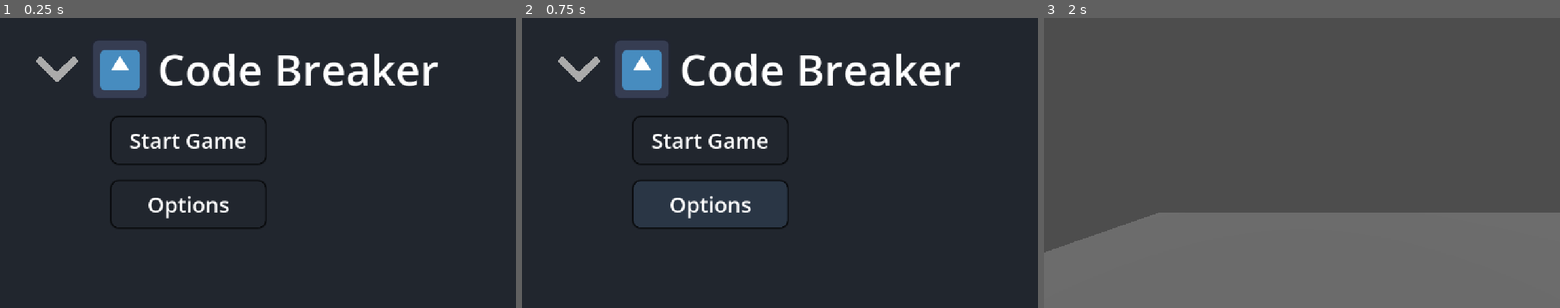
Above: before the commit, frames 1-3 (left to right).
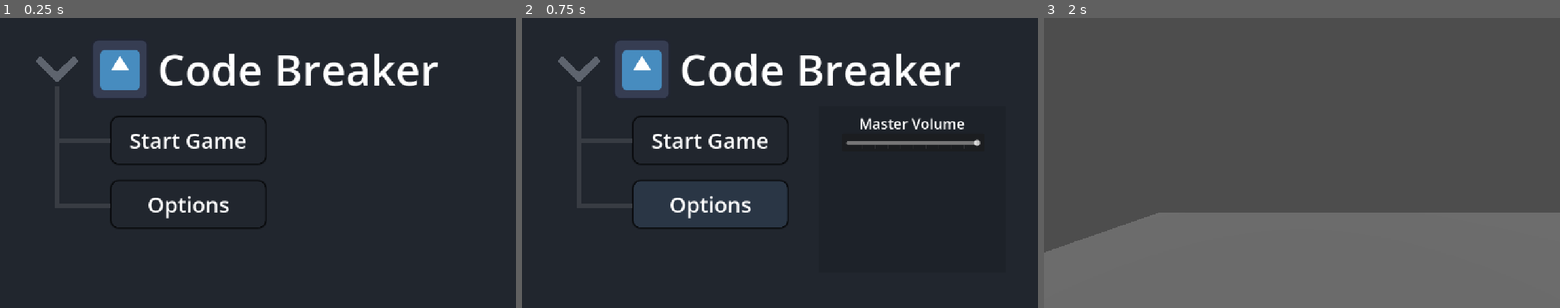
Above: after the commit, the same moments.

Repository: Davidps255/code-breaker
Game: Godot game, scene res://Workspaces/main_menu.tscn
Same seed, same stepped clock (60 frames per second), same inputs: the game is played once before the commit and once after it. The engine's default icon, where the game draws it, is replaced by a stand-in: a white triangle on a blue panel in a dark square.
Inputs:
- Up to frame 1 (0.25 s): no input
- Up to frame 2 (0.75 s): click "Options" at 0.5 s
- Up to frame 3 (2 s): click "Start Game" at 1.25 s

The runs differ from the first frame. In frame 1, 0.3% of the frame differs, in the area x 7-22%, y 13-66%; in frame 2, 1.0%, in the area x 7-89%, y 13-66%; in frame 3, nothing differs.

Commit message:
Master Volume slider

Diff:
--- a/new-game-project/Assets/Scripts/main_menu.gd
+++ b/new-game-project/Assets/Scripts/main_menu.gd
@@ -1,7 +1,21 @@
 extends Control
 
 @export var start_scene: PackedScene
+const MASTER_INDEX = 0
+
+func _ready() -> void:
+	$OptionsPanel.hide()
+	$AudioStreamPlayer.play()
 
 
 func _on_start_button_pressed() -> void:
 	get_tree().change_scene_to_packed(start_scene)
+
+
+func _on_options_button_pressed() -> void:
+	$OptionsPanel.visible = not $OptionsPanel.visible
+
+
+func _on_master_value_changed(value: float) -> void:
+	AudioServer.set_bus_volume_db(MASTER_INDEX, linear_to_db(value))
+	# print(AudioServer.get_bus_volume_linear(MASTER_INDEX))
--- a/new-game-project/Workspaces/main_menu.tscn
+++ b/new-game-project/Workspaces/main_menu.tscn
@@ -4,6 +4,7 @@
 [ext_resource type="Script" uid="uid://byl7xa5x44wto" path="res://Assets/Scripts/main_menu.gd" id="1_iq3f8"]
 [ext_resource type="PackedScene" uid="uid://cju2xotny3c5u" path="res://Workspaces/Kai.tscn" id="2_1tal6"]
 [ext_resource type="Texture2D" uid="uid://4q335xxs2p" path="res://icon.svg" id="2_iq3f8"]
+[ext_resource type="AudioStream" uid="uid://cksm4kcu8l4xn" path="res://Assets/level2.mp3" id="5_whw48"]
 
 [sub_resource type="StyleBoxFlat" id="StyleBoxFlat_0s2xg"]
 bg_color = Color(0.12941177, 0.14901961, 0.18039216, 1)
@@ -37,6 +38,9 @@
 corner_detail = 6
 shadow_color = Color(0, 0, 0, 1)
 shadow_size = 5
+
+[sub_resource type="StyleBoxFlat" id="StyleBoxFlat_1tal6"]
+bg_color = Color(0.11372549, 0.13333334, 0.16078432, 1)
 
 [node name="Main Menu" type="Control" unique_id=1513136603]
 layout_mode = 3
@@ -79,7 +83,7 @@
 theme_override_constants/margin_bottom = 40
 
 [node name="DropDown" type="TextureRect" parent="HBoxContainer/MarginContainer" unique_id=2073892604]
-modulate = Color(0.6706895, 0.6706895, 0.6706895, 1)
+modulate = Color(0.36846328, 0.3909138, 0.43018863, 1)
 layout_mode = 2
 texture = ExtResource("1_g5n55")
 expand_mode = 3
@@ -133,4 +137,66 @@
 theme_override_styles/hover = SubResource("StyleBoxFlat_tmrb6")
 text = "Options"
 
+[node name="Line2D" type="Line2D" parent="." unique_id=642225575]
+points = PackedVector2Array(128, 153, 128, 275, 246, 275, 128, 275, 128, 420, 247, 420)
+default_color = Color(0.21960784, 0.23529412, 0.2627451, 1)
+
+[node name="OptionsPanel" type="Panel" parent="." unique_id=1029737162]
+layout_mode = 1
+anchors_preset = 8
+anchor_left = 0.5
+anchor_top = 0.5
+anchor_right = 0.5
+anchor_bottom = 0.5
+offset_left = 87.0
+offset_top = -127.0
+offset_right = 503.0
+offset_bottom = 245.0
+grow_horizontal = 2
+grow_vertical = 2
+theme_override_styles/panel = SubResource("StyleBoxFlat_1tal6")
+
+[node name="MasterPanel" type="Panel" parent="OptionsPanel" unique_id=83824305]
+layout_mode = 0
+offset_left = 52.0
+offset_top = 61.0
+offset_right = 369.0
+offset_bottom = 101.0
+
+[node name="MasterLabel" type="Label" parent="OptionsPanel/MasterPanel" unique_id=1495226713]
+layout_mode = 1
+anchors_preset = -1
+anchor_left = 0.49100003
+anchor_top = -0.56200004
+anchor_right = 0.49100003
+anchor_bottom = -0.56200004
+offset_left = -117.647
+offset_top = -22.519999
+offset_right = 117.353
+offset_bottom = 22.480001
+theme_override_font_sizes/font_size = 32
+text = "Master Volume"
+
+[node name="Master" type="HSlider" parent="OptionsPanel/MasterPanel" unique_id=555495392]
+layout_mode = 1
+anchors_preset = -1
+anchor_left = 0.50200003
+anchor_top = 0.52500004
+anchor_right = 0.50200003
+anchor_bottom = 0.52500004
+offset_left = -150.13402
+offset_top = -8.000002
+offset_right = 149.86598
+offset_bottom = 7.999998
+max_value = 1.0
+step = 0.1
+value = 1.0
+tick_count = 11
+
+[node name="AudioStreamPlayer" type="AudioStreamPlayer" parent="." unique_id=323984362]
+stream = ExtResource("5_whw48")
+bus = &"Music"
+
 [connection signal="pressed" from="VBoxContainer/StartButton" to="." method="_on_start_button_pressed"]
+[connection signal="pressed" from="VBoxContainer/OptionsButton" to="." method="_on_options_button_pressed"]
+[connection signal="value_changed" from="OptionsPanel/MasterPanel/Master" to="." method="_on_master_value_changed"]
Not shown, added: new-game-project/Assets/level2.mp3.import
Not shown, added: new-game-project/Assets/level2.mp3
